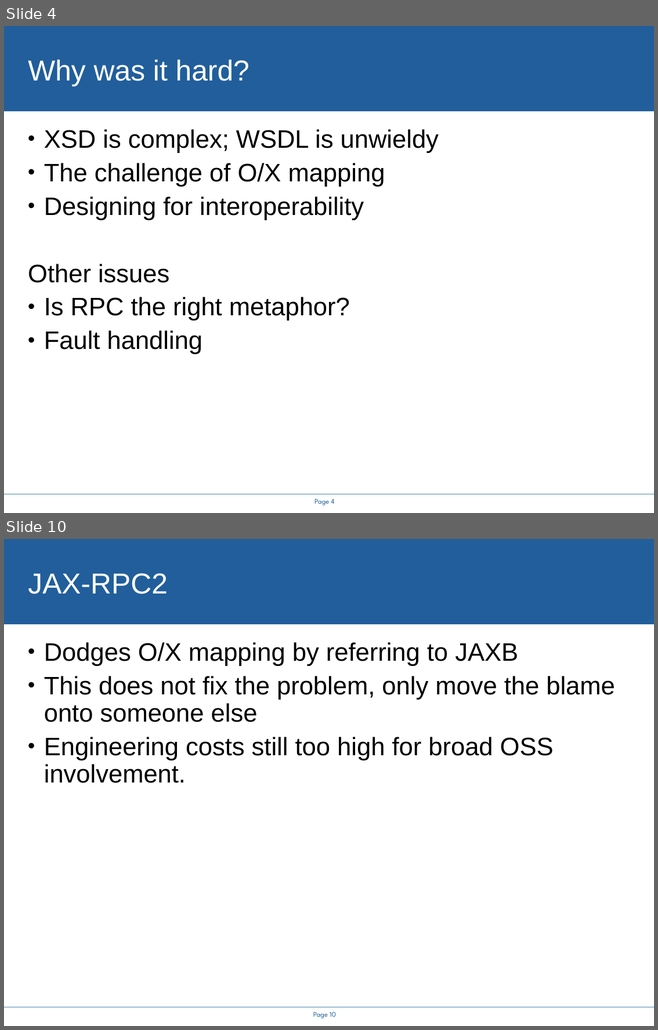
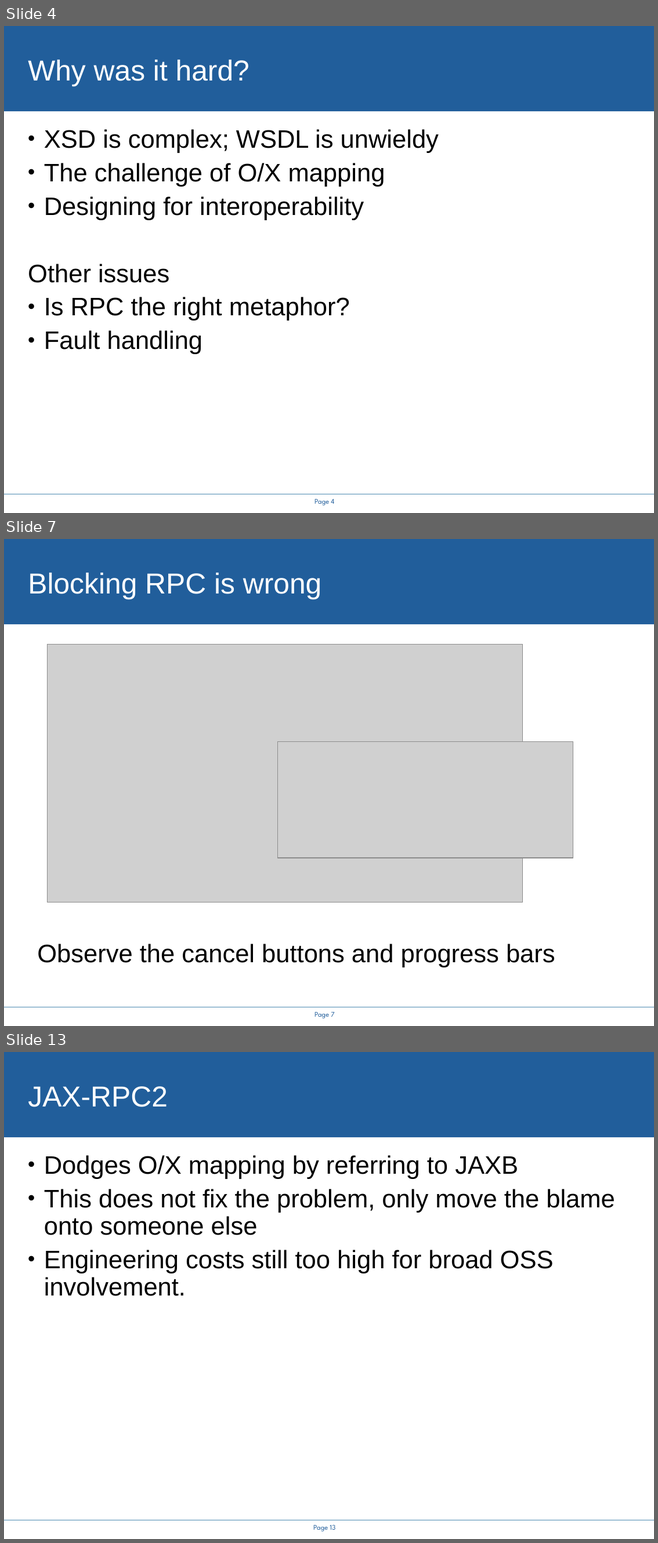
Before and after one commit to rhusar/smartfrog, a slide deck: projects/alpine/doc/icws2005/rethinking_the_java_SOAP_stack.ppt. Shown one above the other, each under a label of ours: slides 4 and 10 before the commit, slides 4, 7 and 13 after it; the slides between them are not shown. The pictures are 658x1030 and 658x1543 pixels, drawn with LibreOffice and Linux fonts; fonts in the diff are those of the drawing; grey boxes stand for pictures; background and template pictures are left out. Boxes give left, top, right and bottom in pixels: in the first picture for what was removed or moved away, otherwise in the second. Text is boxed around its words. In the diff, an @@ line names an element or a change of style, - is before the commit and + after.

```diff
--- a/projects/alpine/doc/icws2005/rethinking_the_java_SOAP_stack.ppt
+++ b/projects/alpine/doc/icws2005/rethinking_the_java_SOAP_stack.ppt
@@ slide 7 added at (x1=4, y1=539, x2=654, y2=1026), background #FFFFFF; not listed: 3 template elements that a slide beside it also shows @@
@@ title added at (x1=28, y1=573, x2=322, y2=599), 32 pt, text #FFFFFF @@
+Blocking RPC is wrong
@@ picture added at (x1=48, y1=644, x2=523, y2=902) @@
@@ picture added at (x1=278, y1=741, x2=572, y2=858) @@
@@ text added at (x1=37, y1=944, x2=555, y2=968), 28 pt, text #000000 @@
+Observe the cancel buttons and progress bars
@@ what was slide 10 is now slide 13 @@
@@ page number at (x1=313, y1=1525, x2=335, y2=1532): text changed @@
-Page 10
+Page 13
```
Also in this commit, not shown: 9 slides changed, 5 other slides added, 2 slides removed, 14 other files.
